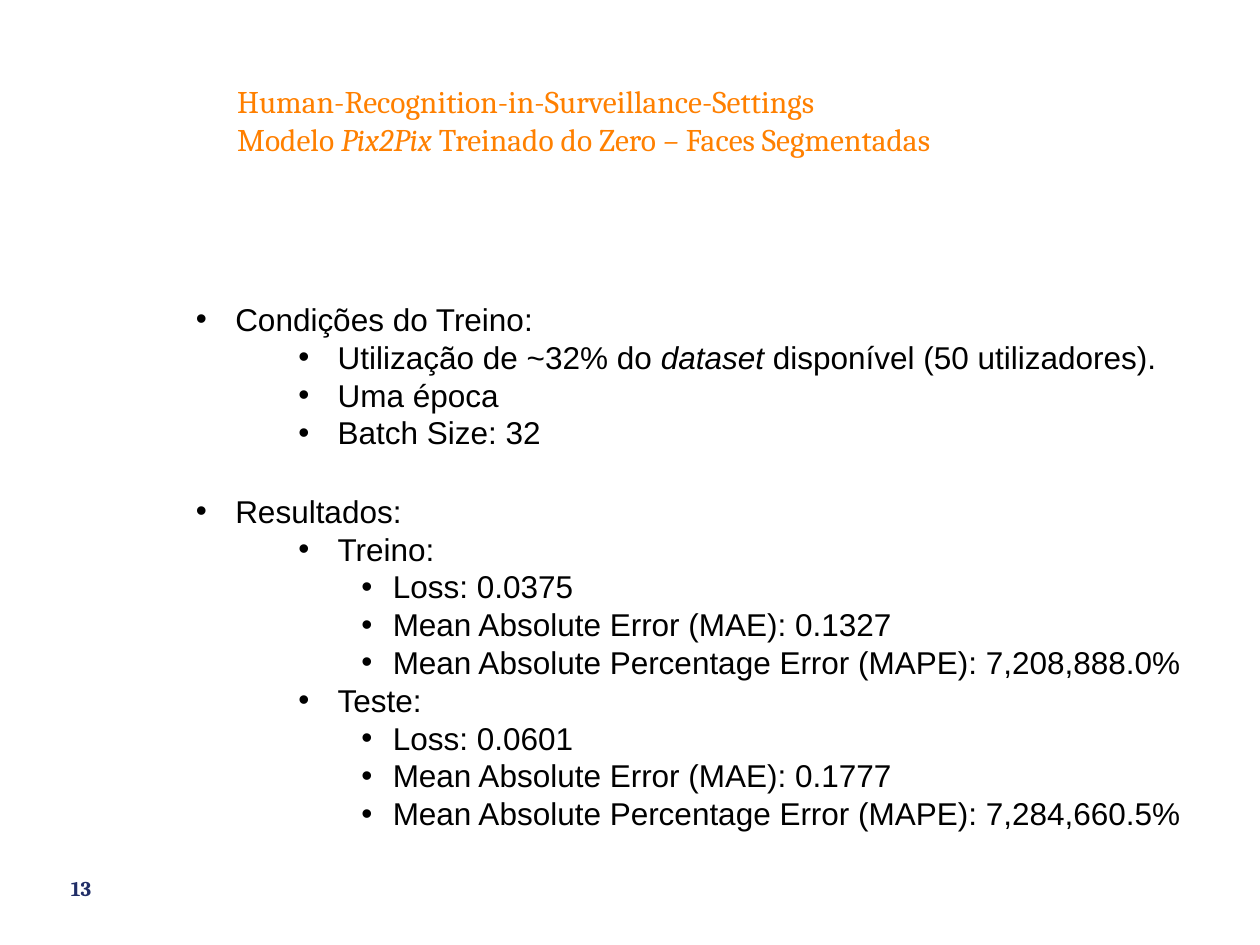
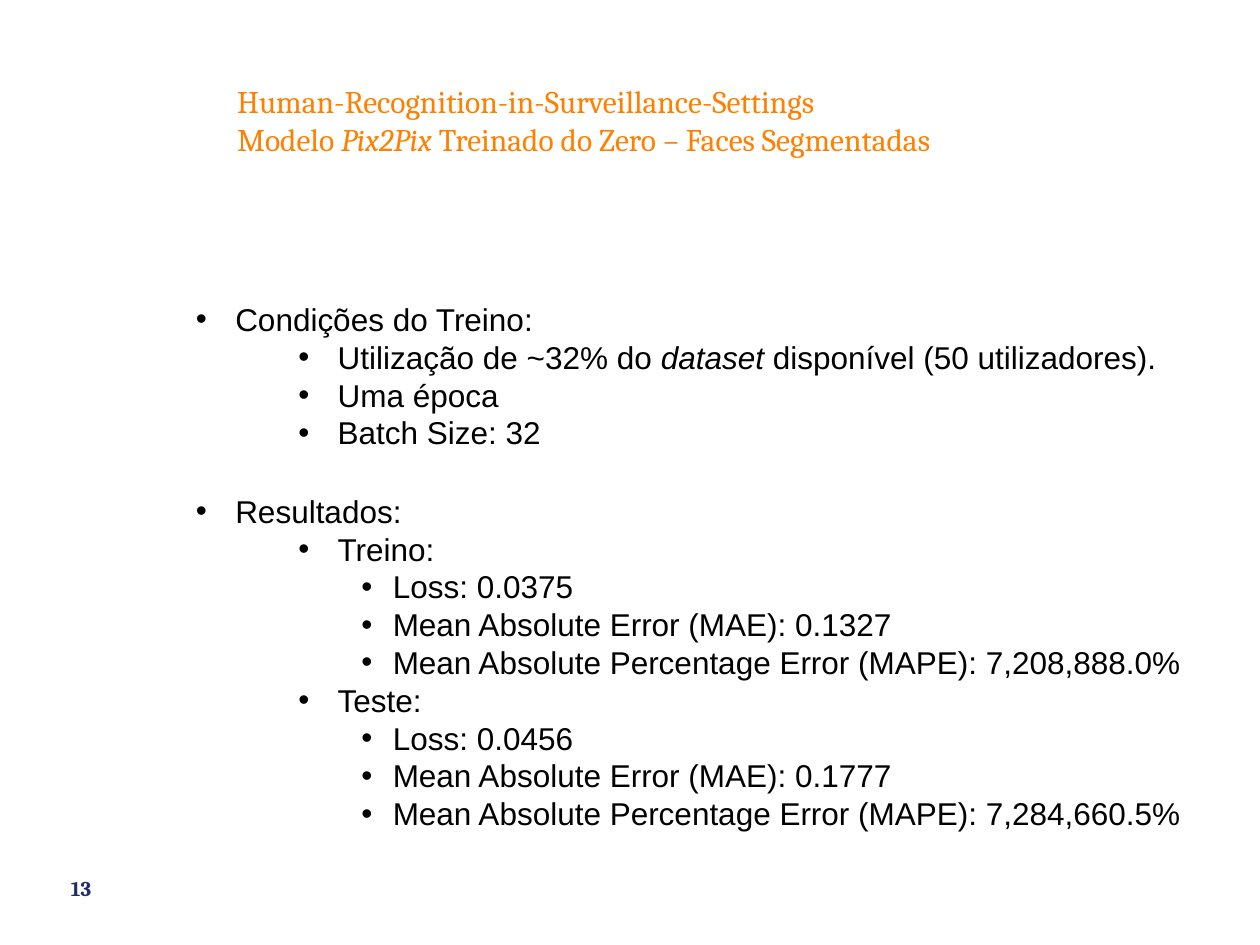
Before and after one commit to jmbmartins/Human-Recognition-in-Surveillance-Settings, a slide deck: slide 13 of Presentation-Template.pptx. Drawn at 1260x945 pixels with LibreOffice and Linux fonts; fonts in the diff are those of the drawing; background and template pictures are left out. Boxes give left, top, right and bottom in pixels: in the first picture for what was removed or moved away, otherwise in the second. Text is boxed around its words. In the diff, an @@ line names an element or a change of style, - is before the commit and + after.

```diff
--- a/Presentation-Template.pptx
+++ b/Presentation-Template.pptx
@@ text at [393, 728, 573, 751]: text changed @@
-    • Loss: 0.0601
+    • Loss: 0.0456
```
Also in this commit, not shown: 1 other slide changed.
